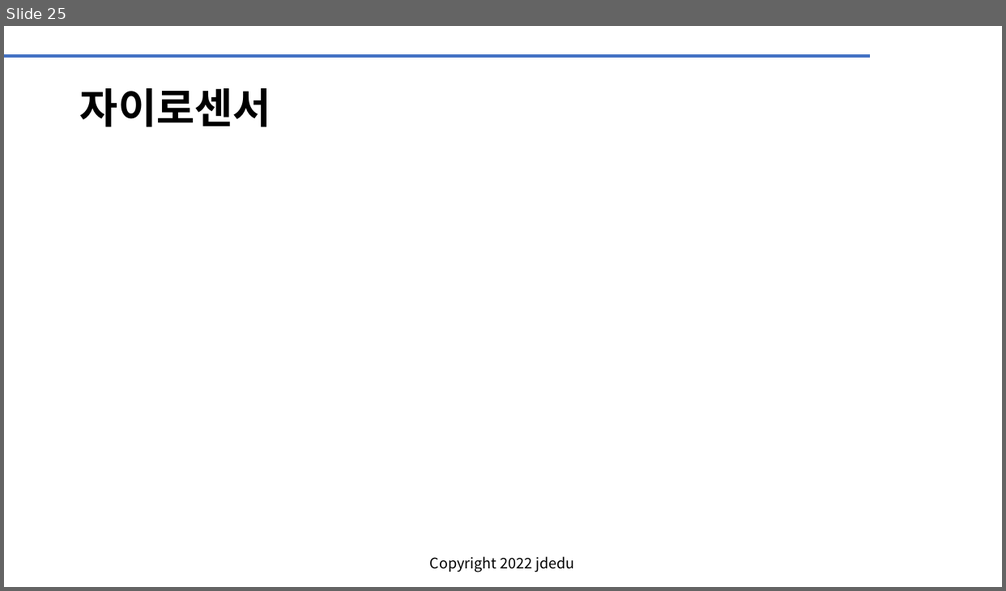
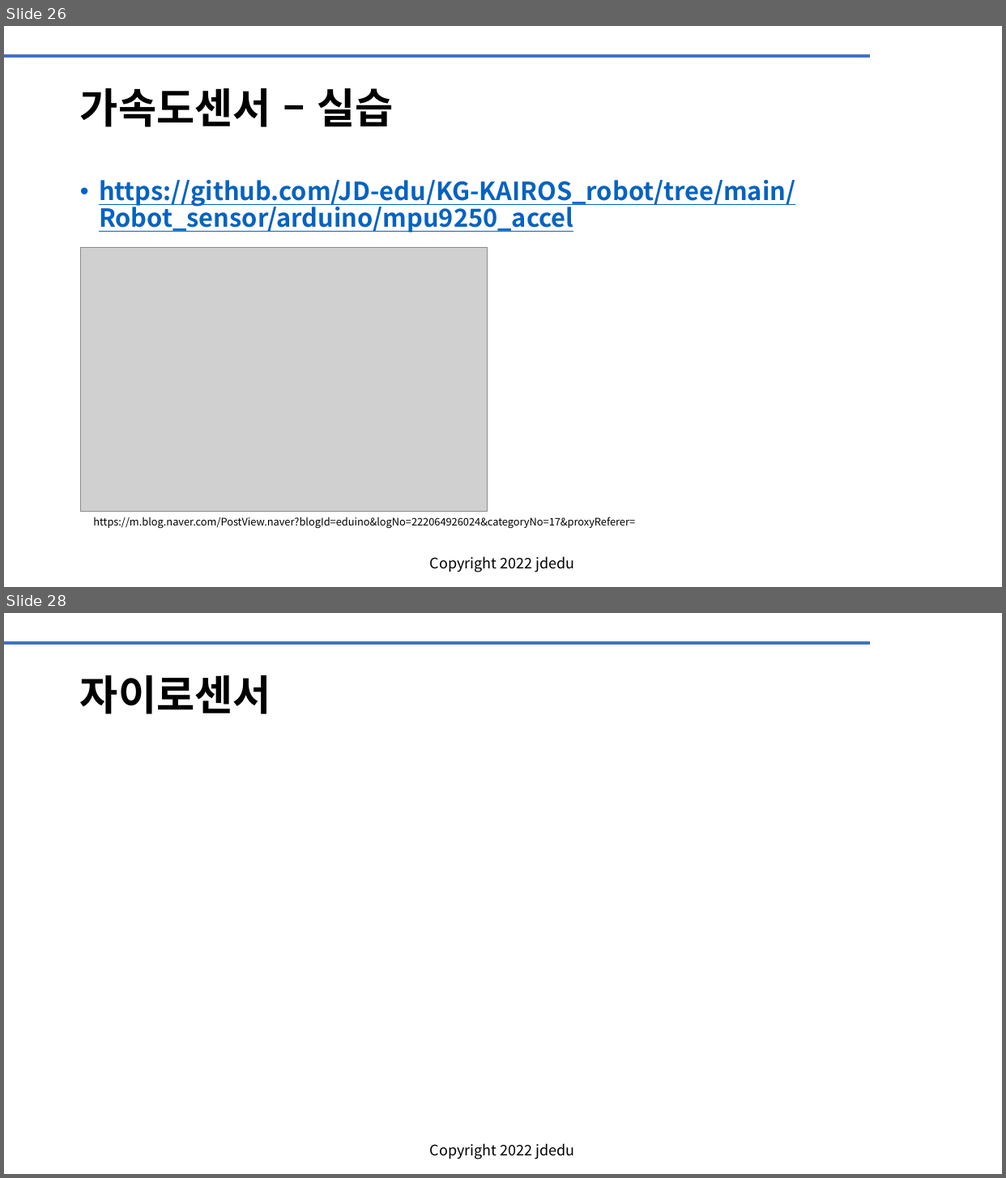
Before and after one commit to JD-edu/KG-KAIROS_robot, a slide deck: doc/KG-KAIROS 로봇센서.pptx. Shown one above the other, each under a label of ours: slide 25 before the commit, slides 26 and 28 after it; the slides between them are not shown. The pictures are 1006x591 and 1006x1178 pixels, drawn with LibreOffice and Linux fonts; fonts in the diff are those of the drawing; grey boxes stand for pictures; background and template pictures are left out. Boxes give left, top, right and bottom in pixels: in the first picture for what was removed or moved away, otherwise in the second. Text is boxed around its words. In the diff, an @@ line names an element or a change of style, - is before the commit and + after.

```diff
--- a/doc/KG-KAIROS 로봇센서.pptx
+++ b/doc/KG-KAIROS 로봇센서.pptx
@@ slide 26 added at [4, 26, 1002, 587], background #FFFFFF; not listed: 2 template elements that a slide beside it also shows @@
@@ title added at [80, 88, 393, 127], 40 pt, text #000000, bold @@
+가속도센서 – 실습
@@ text added at [99, 180, 795, 233], 24 pt, text #0563C1, bold, underline @@
+• https://github.com/JD-edu/KG-KAIROS_robot/tree/main/Robot_sensor/arduino/mpu9250_accel
@@ picture added at [80, 248, 487, 512] @@
@@ text added at [93, 517, 635, 529], 10 pt, text #000000 @@
+https://m.blog.naver.com/PostView.naver?blogId=eduino&logNo=222064926024&categoryNo=17&proxyReferer=
@@ what was slide 25 is now slide 28 @@
```
Also in this commit, not shown: 2 slides changed, 3 other slides added, 4 other files.
